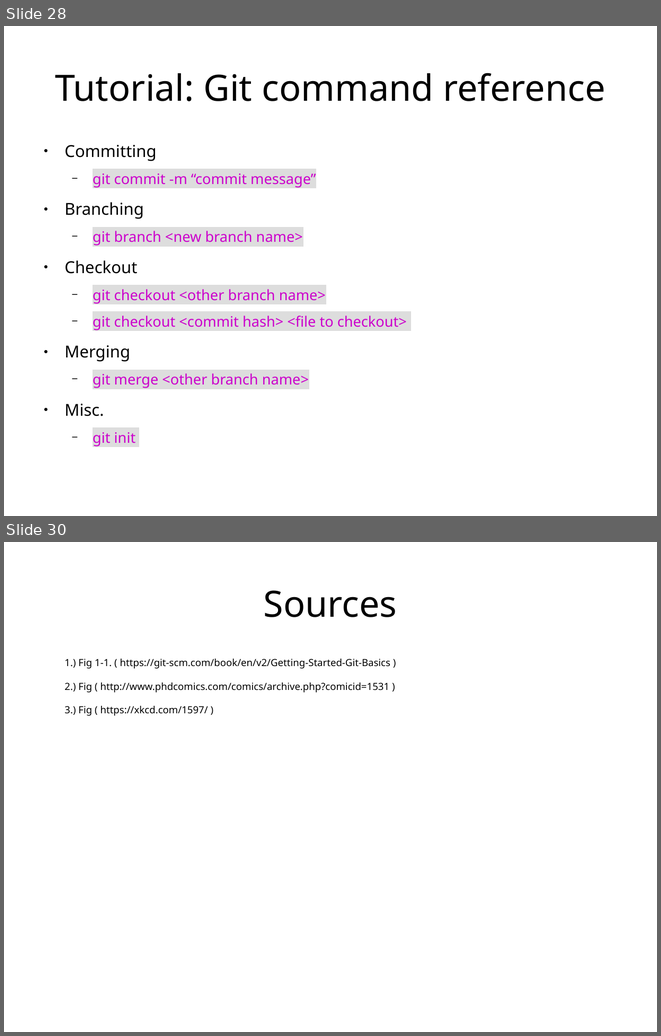
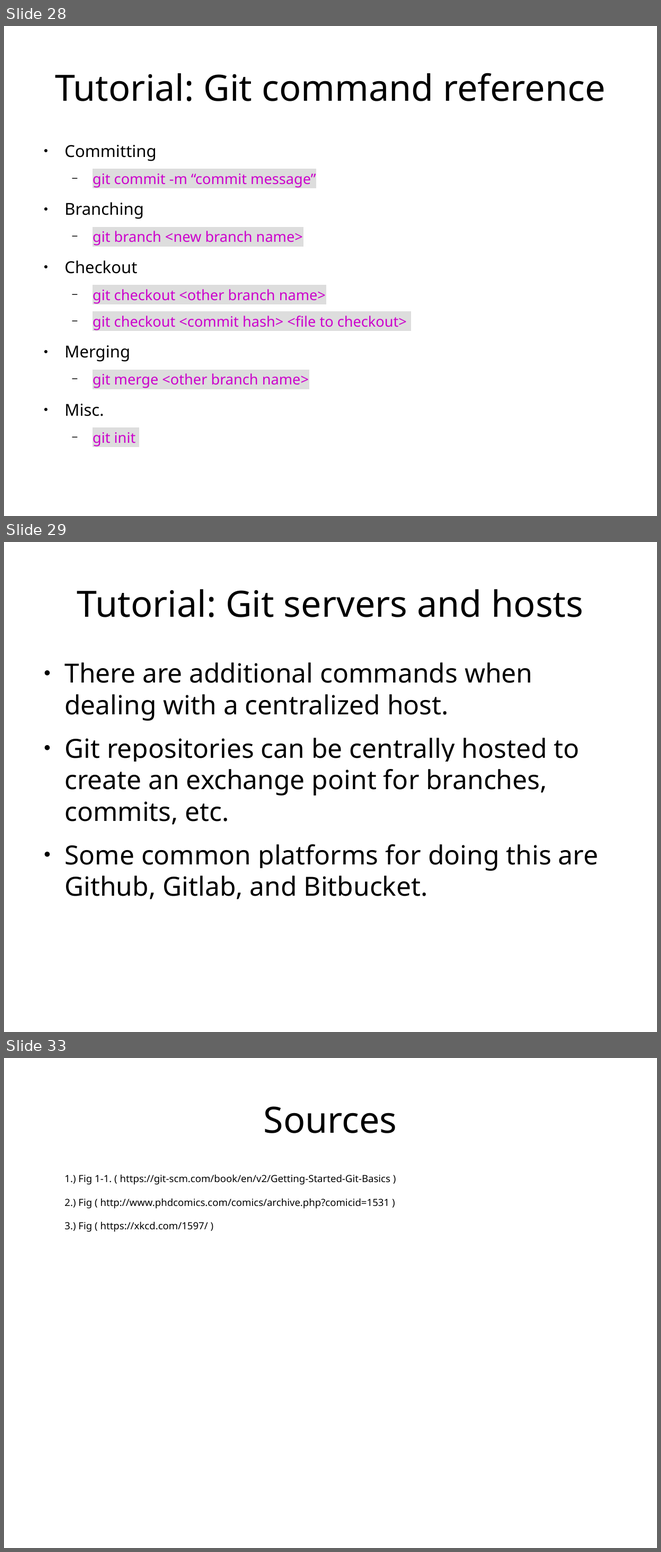
Before and after one commit to ethanwillis/git_presentation, a slide deck: git_presentation_slideshow.odp. Shown one above the other, each under a label of ours: slides 28 and 30 before the commit, slides 28, 29 and 33 after it; the slides between them are not shown. The pictures are 661x1036 and 661x1552 pixels, drawn with LibreOffice and Linux fonts; fonts in the diff are those of the drawing. Boxes give left, top, right and bottom in pixels: in the first picture for what was removed or moved away, otherwise in the second. Text is boxed around its words. In the diff, an @@ line names an element or a change of style, - is before the commit and + after.

```diff
--- a/git_presentation_slideshow.odp
+++ b/git_presentation_slideshow.odp
@@ slide 29 added at (4, 542, 657, 1032), background #FFFFFF @@
@@ title added at (77, 589, 584, 617), 44 pt, text #000000 @@
+Tutorial: Git servers and hosts
@@ text added at (64, 662, 598, 899), 32 pt, text #000000 @@
+● There are additional commands when dealing with a centralized host.
+● Git repositories can be centrally hosted to create an exchange point for branches, commits, etc.
+● Some common platforms for doing this are Github, Gitlab, and Bitbucket.
@@ what was slide 30 is now slide 33 @@
```
Also in this commit, not shown: 3 other slides added, 1 slide removed.
